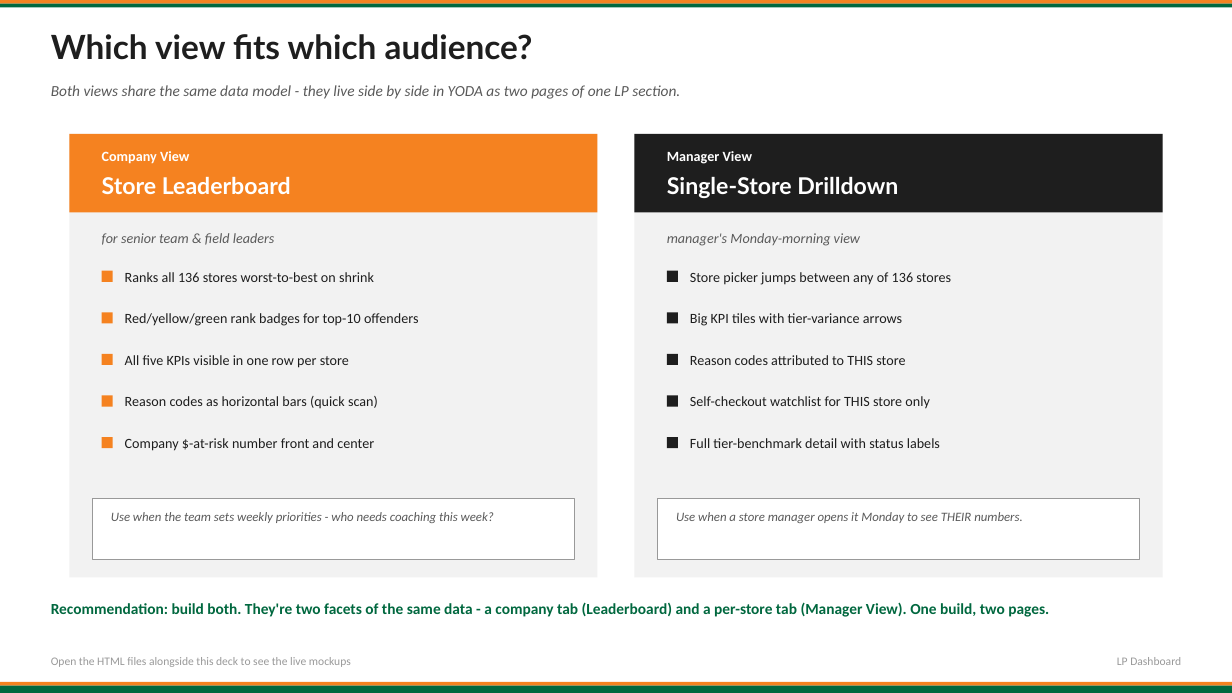
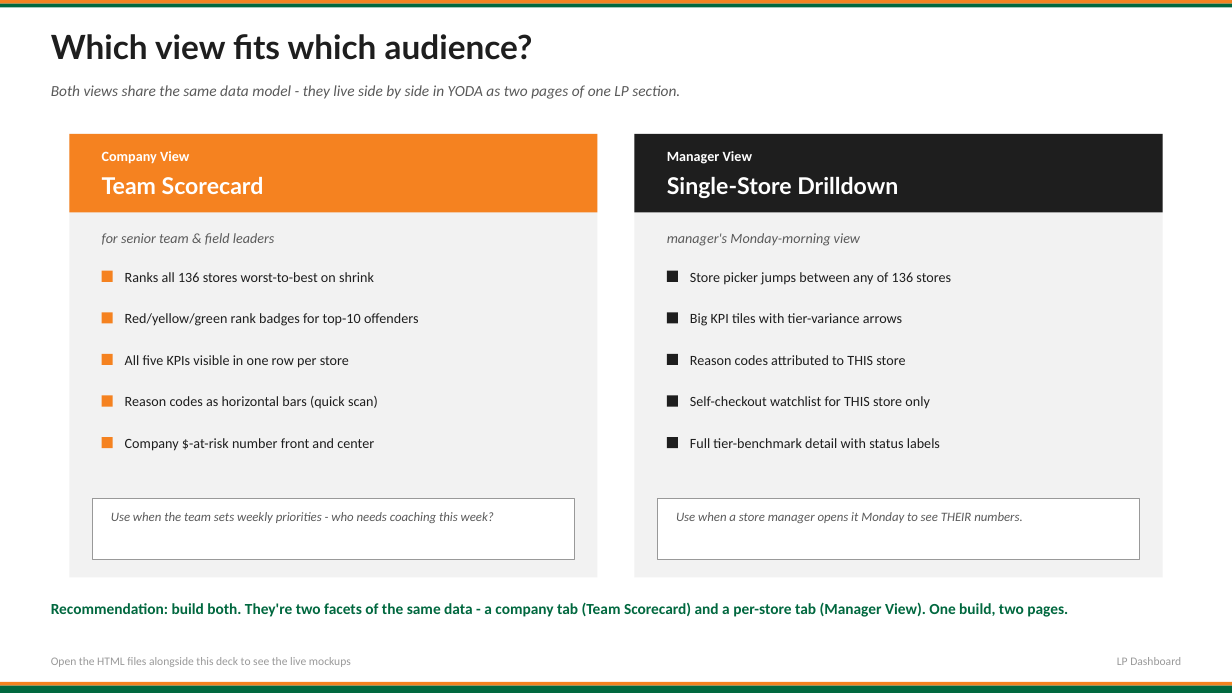
Before and after one commit to scottaubuchon/aubuchon-it-command-center, a slide deck: slide 6 of public/lab/lp-dashboard/LP_Dashboard_Design_Concepts.pptx. Drawn at 1232x693 pixels with LibreOffice and Linux fonts; fonts in the diff are those of the drawing. Boxes give left, top, right and bottom in pixels: in the first picture for what was removed or moved away, otherwise in the second. Text is boxed around its words. In the diff, an @@ line names an element or a change of style, - is before the commit and + after.

Commit message:
rename: Store Leaderboard -> Team Scorecard in deck

```diff
--- a/public/lab/lp-dashboard/LP_Dashboard_Design_Concepts.pptx
+++ b/public/lab/lp-dashboard/LP_Dashboard_Design_Concepts.pptx
@@ text at (102,177,264,194): text changed @@
-Store Leaderboard
+Team Scorecard
@@ text at (51,602,1068,617): text changed @@
-Recommendation: build both. They're two facets of the same data - a company tab (Leaderboard) and a per-store tab (Manager View). One build, two pages.
+Recommendation: build both. They're two facets of the same data - a company tab (Team Scorecard) and a per-store tab (Manager View). One build, two pages.
```
Also in this commit, not shown: 2 other slides changed.
